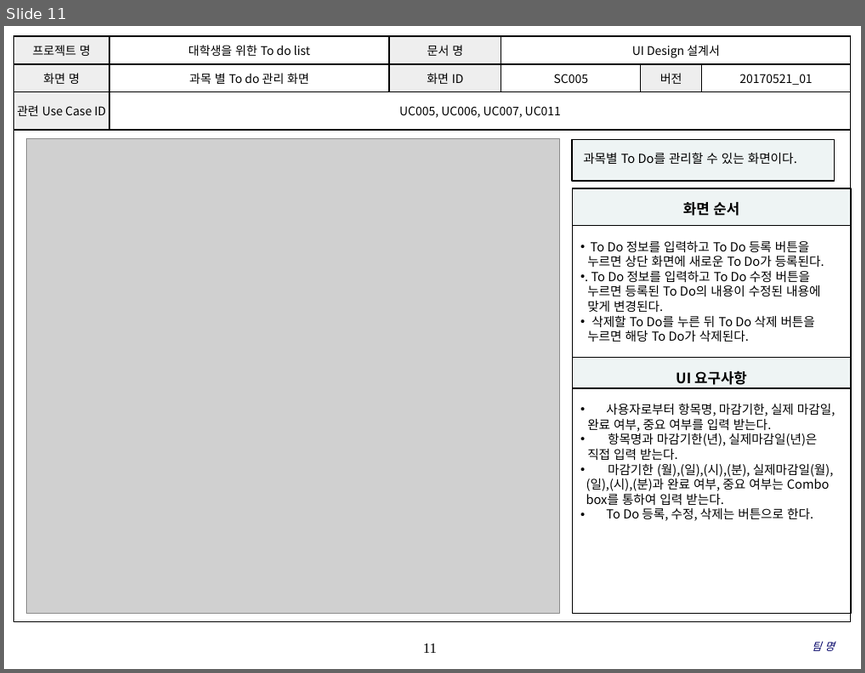
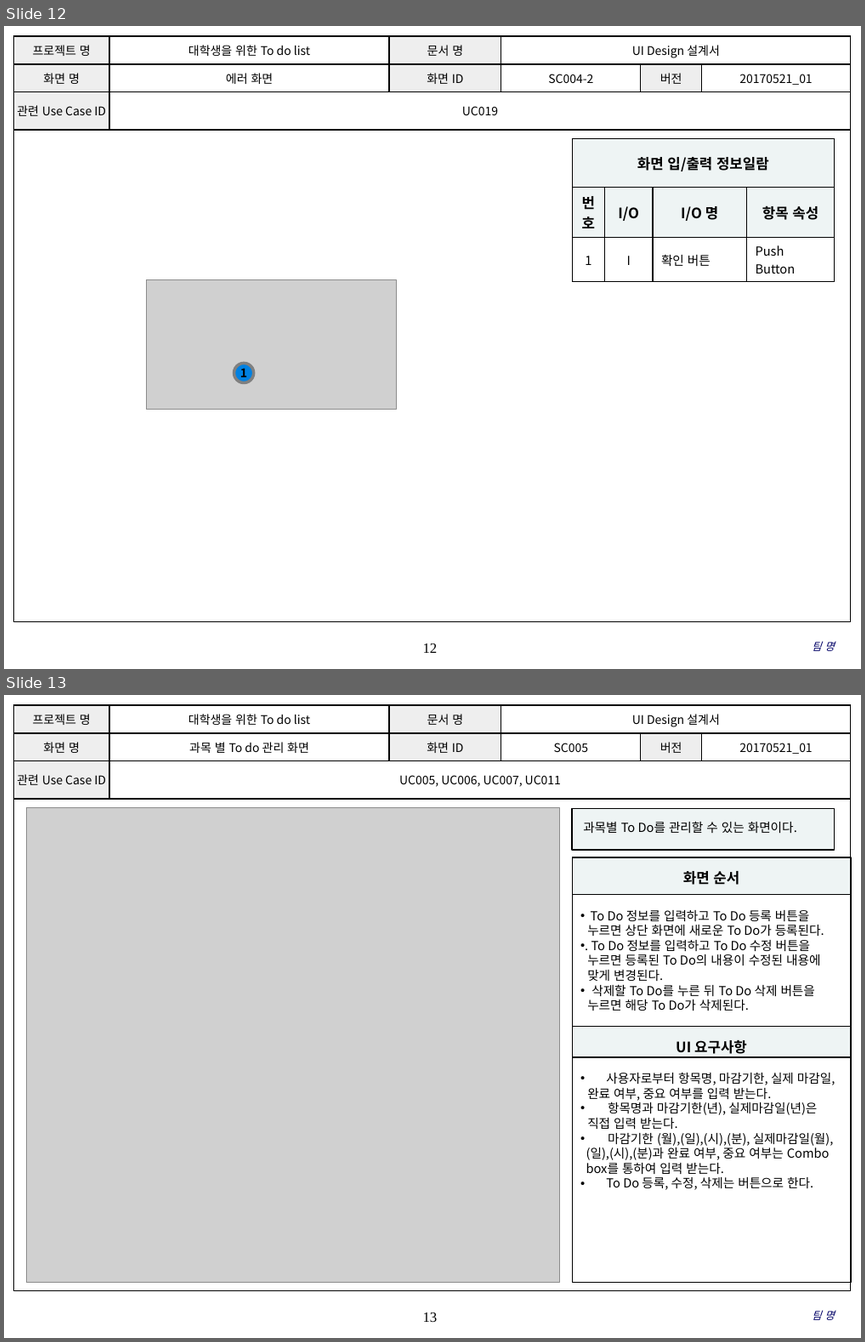
Before and after one commit to SE-admin/SE2017_4_tuna, a slide deck: doc/3_ 설계서/UI Design 설계서.pptx. Shown one above the other, each under a label of ours: slide 11 before the commit, slides 12 and 13 after it. The pictures are 865x673 and 865x1342 pixels, drawn with LibreOffice and Linux fonts; fonts in the diff are those of the drawing; grey boxes stand for pictures; background and template pictures are left out. Boxes give left, top, right and bottom in pixels: in the first picture for what was removed or moved away, otherwise in the second. Text is boxed around its words. In the diff, an @@ line names an element or a change of style, - is before the commit and + after.

Commit message:
doc/3_ 설계서/UI Design 설계서.pptx UI Design 설계서_4_tuna_김태현_20170525_01 오류메시지 추가 및 검토

```diff
--- a/doc/3_ 설계서/UI Design 설계서.pptx
+++ b/doc/3_ 설계서/UI Design 설계서.pptx
@@ slide 12 added at (x1=4, y1=26, x2=861, y2=669), background #FFFFFF; not listed: 2 template elements that a slide beside it also shows @@
@@ table added at (x1=13, y1=36, x2=851, y2=125), 3 rows, 6 columns @@
+프로젝트 명 | 대학생을 위한 To do list | 문서 명 | UI Design 설계서 |  | 
+화면 명 | 에러 화면 | 화면 ID | SC004-2 | 버전 | 20170521_01
+관련 Use Case ID | UC019 |  |  |  | 
@@ table added at (x1=572, y1=139, x2=834, y2=277), 3 rows, 4 columns @@
+화면 입/출력 정보일람 |  |  | 
+번호 | I/O | I/O 명 | 항목 속성
+1 | I | 확인 버튼 | Push Button
@@ picture added at (x1=146, y1=279, x2=397, y2=409) @@
@@ ellipse added at (x1=234, y1=363, x2=253, y2=382), fill #0081E2, outline #808080 2.5 pt, 10 pt, text #000000, bold @@
+1
@@ text added at (x1=812, y1=641, x2=834, y2=651), 9 pt, text #000066, italic @@
+팀 명
@@ what was slide 11 is now slide 13 @@
@@ page number at (x1=423, y1=1312, x2=438, y2=1321): text changed @@
-11
+13
```
Also in this commit, not shown: 7 slides changed, 1 other slide added.
